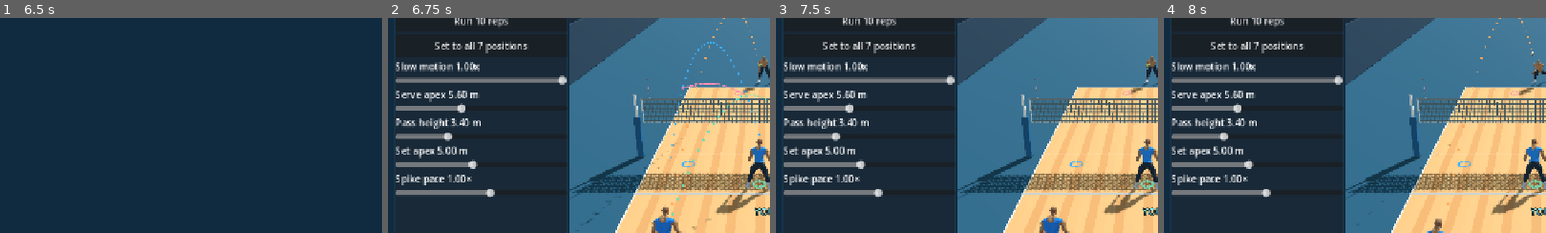
Above: before the commit, frames 1-4 (left to right).
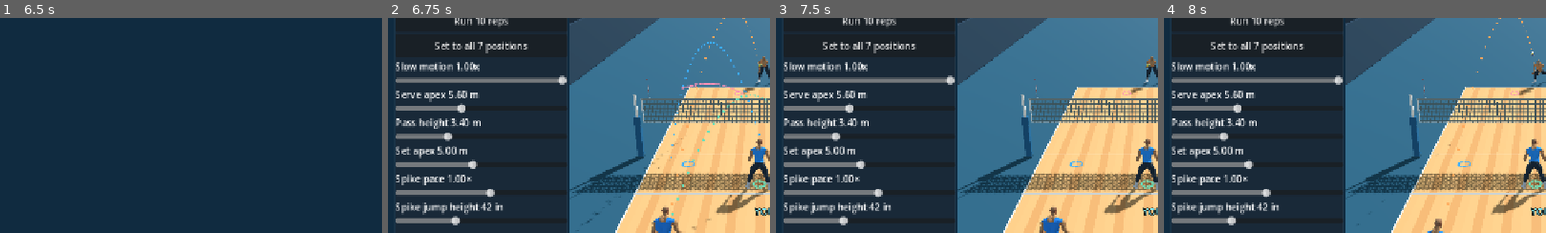
Above: after the commit, the same moments.

Repository: foreandr/volleyball
Game: Godot game, scene res://scenes/main.tscn
Same seed, same stepped clock (60 frames per second), same inputs: the game is played once before the commit and once after it. Sound files missing from this copy of the repository are replaced by a short silence.
Inputs:
- Up to frame 1 (6.5 s): click "Drills" at 0.5 s; click "Passing" at 1.25 s; click "Pass to Target" at 2 s; click "Launch ball" at 2.75 s; click "Launch ball" at 3.5 s; click "Back" at 4.25 s; click "Back" at 5 s; click "Attacking" at 5.75 s
- Up to frame 2 (6.75 s): click "Butterfly" at 6.5 s
- Up to frame 3 (7.5 s): click "Underhand serve" at 7.25 s
- Up to frame 4 (8 s): no input
The pictures show only the part of the screen within x 2-52%, y 31-81%; the shares and areas given below are measured in that part.

Frame 1 is identical in both runs. In frame 2, 1.2% of the frame differs, in the area x 2-31%, y 85-97%; in frame 3, 1.2%; in frame 4, 1.2%.

Commit message:
Add Butterfly spike jump height and tape impact marker

Diff:
--- a/scripts/butterfly_drill.gd
+++ b/scripts/butterfly_drill.gd
@@ -8,7 +8,9 @@
 var spike_target := Vector3(1.5,Flight.FLOOR,11.8)
 var serve_apex := 5.6
 var spike_pace := 1.0
+var spike_jump_height := 42.0
 var spike_preview: MultiMeshInstance3D
+var tape_marker: MultiMeshInstance3D
 var landing_time := 0.0
 
 func _init() -> void:
@@ -25,7 +27,10 @@
 	spike_target = setup.get("spike",spike_target)
 	serve_apex = setup.get("serve_apex",serve_apex)
 	spike_pace = setup.get("spike_pace",spike_pace)
+	spike_jump_height = setup.get("spike_jump_height",spike_jump_height)
 	spike_preview = make_dots(Color("fa91b6"))
+	tape_marker = make_dots(Color("ffc24c"))
+	tape_marker.multimesh.instance_count = 16
 	super.configure(status)
 
 func setup_key() -> String:
@@ -46,7 +51,7 @@
 
 func setup_snapshot() -> Dictionary:
 	var setup := super.setup_snapshot()
-	setup.merge({"server":server_start,"spike":spike_target,"serve_apex":serve_apex,"spike_pace":spike_pace})
+	setup.merge({"server":server_start,"spike":spike_target,"serve_apex":serve_apex,"spike_pace":spike_pace,"spike_jump_height":spike_jump_height})
 	return setup
 
 func reset_players() -> void:
@@ -73,8 +78,10 @@
 	game.drill_force_forearm_serve_receive = true
 	game.drill_spike_target = spike_target
 	game.drill_spike_pace = spike_pace
+	apply_spike_jump_height()
 	landing_time = 0.0
 	spike_preview.hide()
+	tape_marker.hide()
 	game.phase = game.Phase.READY
 	game.ball.hide()
 	game.serve.serve()
@@ -120,7 +127,10 @@
 	if kind != "spike" and game.flight_kind == "spike":
 		contact_frames["hitter"] = game.replay.current.size()
 		record_path(spike_preview,"spike_path")
-		set_status("Spike")
+		var tape := tape_contact(game.net_hit)
+		show_tape_contact(tape)
+		game.replay.current[0]["spike_tape"] = tape
+		set_status("Spike hits tape" if tape.is_finite() else "Spike")
 
 func show_rep_target(frames: Array[Dictionary]) -> void:
 	super.show_rep_target(frames)
@@ -131,6 +141,7 @@
 	restore_path(feed_preview,frames[0],"serve_path")
 	restore_path(pass_preview,frames[0],"pass_path")
 	restore_path(spike_preview,frames[0],"spike_path")
+	show_tape_contact(frames[0].get("spike_tape",Vector3.INF))
 
 func finish_rep() -> bool:
 	if game.flight_kind != "spike": return true
@@ -149,7 +160,23 @@
 func result_label() -> String:
 	return "spikes"
 
+func apply_spike_jump_height() -> void:
+	game.attackers[0].jump.max_height = spike_jump_height*0.0254+0.2032
+
+func tape_contact(hit: Dictionary) -> Vector3:
+	return hit.point if hit.get("kind","") == "tape" else Vector3.INF
+
+func show_tape_contact(point: Vector3) -> void:
+	tape_marker.visible = point.is_finite()
+	if not tape_marker.visible: return
+	tape_marker.position = point
+	for index in tape_marker.multimesh.instance_count:
+		var angle := TAU*index/tape_marker.multimesh.instance_count
+		var offset := Vector3(cos(angle),sin(angle),0)*0.15
+		tape_marker.multimesh.set_instance_transform(index,Transform3D(Basis.IDENTITY,offset))
+
 func show_feed_preview() -> void:
+	apply_spike_jump_height()
 	configure_serve()
 	game.ball.hide()
 	var duration: float = game.serve.flight_duration(game.serve.preview_origin)
@@ -159,7 +186,9 @@
 	var time := (spike_target-start).slide(Vector3.UP).length()/(22.0*spike_pace)
 	var gravity := Flight.spike_gravity(10.0)
 	var velocity := (spike_target-start)/time+Vector3.UP*gravity*time*0.5
-	draw_path(spike_preview,func(t: float): return start+velocity*t+Vector3.DOWN*gravity*t*t*0.5,time)
+	var path := func(t: float): return start+velocity*t+Vector3.DOWN*gravity*t*t*0.5
+	draw_path(spike_preview,path,time)
+	show_tape_contact(tape_contact(Net.first_hit(path,0.0,time)))
 
 func setup_position(key: String) -> Vector3:
 	match key:
@@ -182,6 +211,7 @@
 		"serve_apex": return serve_apex
 		"pass_height": return pass_target.y
 		"set_apex": return set_apex
+		"spike_jump_height": return spike_jump_height
 		_: return spike_pace
 
 func set_trajectory_value(key: String, value: float) -> void:
@@ -193,6 +223,7 @@
 		"pass_height": pass_target.y = clampf(value,2.3,6.0)
 		"set_apex": set_apex = clampf(value,3.35,7.0)
 		"spike_pace": spike_pace = clampf(value,0.5,1.4)
+		"spike_jump_height": spike_jump_height = clampf(value,30.0,65.0)
 	refresh_setup()
 	save_setup()
 	trajectory_changed.emit()
--- a/scripts/drills_menu.gd
+++ b/scripts/drills_menu.gd
@@ -167,7 +167,8 @@
 		add_drill_value(left,"Serve apex",3.5,9.0,"serve_apex")
 		add_drill_value(left,"Pass height",2.3,6.0,"pass_height")
 		add_drill_value(left,"Set apex",3.35,7.0,"set_apex")
-		add_drill_value(left,"Spike pace",0.5,1.4,"spike_pace")
+		add_drill_value(left,"Spike pace",0.5,1.4,"spike_pace","×")
+		add_drill_value(left,"Spike jump height",30,65,"spike_jump_height"," in",1.0)
 	build_review(right)
 	for button in [launch,ten,sweep]:
 		button.pressed.connect(func(): repeat.set_pressed_no_signal(false))
@@ -233,19 +234,19 @@
 	slider.value_changed.connect(update)
 	update.call(initial)
 
-func add_drill_value(panel: VBoxContainer, title: String, minimum: float, maximum: float, key: String) -> void:
+func add_drill_value(panel: VBoxContainer, title: String, minimum: float, maximum: float, key: String, units := " m", step := 0.05) -> void:
 	var drill := target_drill
 	var caption := Label.new()
 	panel.add_child(caption)
 	var slider := HSlider.new()
 	slider.min_value = minimum
 	slider.max_value = maximum
-	slider.step = 0.05
+	slider.step = step
 	panel.add_child(slider)
 	var sync := func():
 		var value: float = drill.trajectory_value(key)
 		slider.set_value_no_signal(value)
-		caption.text = "%s %.2f%s" % [title,value,"×" if key == "spike_pace" else " m"]
+		caption.text = ("%s %.0f%s" if step == 1.0 else "%s %.2f%s") % [title,value,units]
 	drill.trajectory_changed.connect(sync)
 	slider.value_changed.connect(func(value: float): drill.set_trajectory_value(key,value))
 	sync.call()
